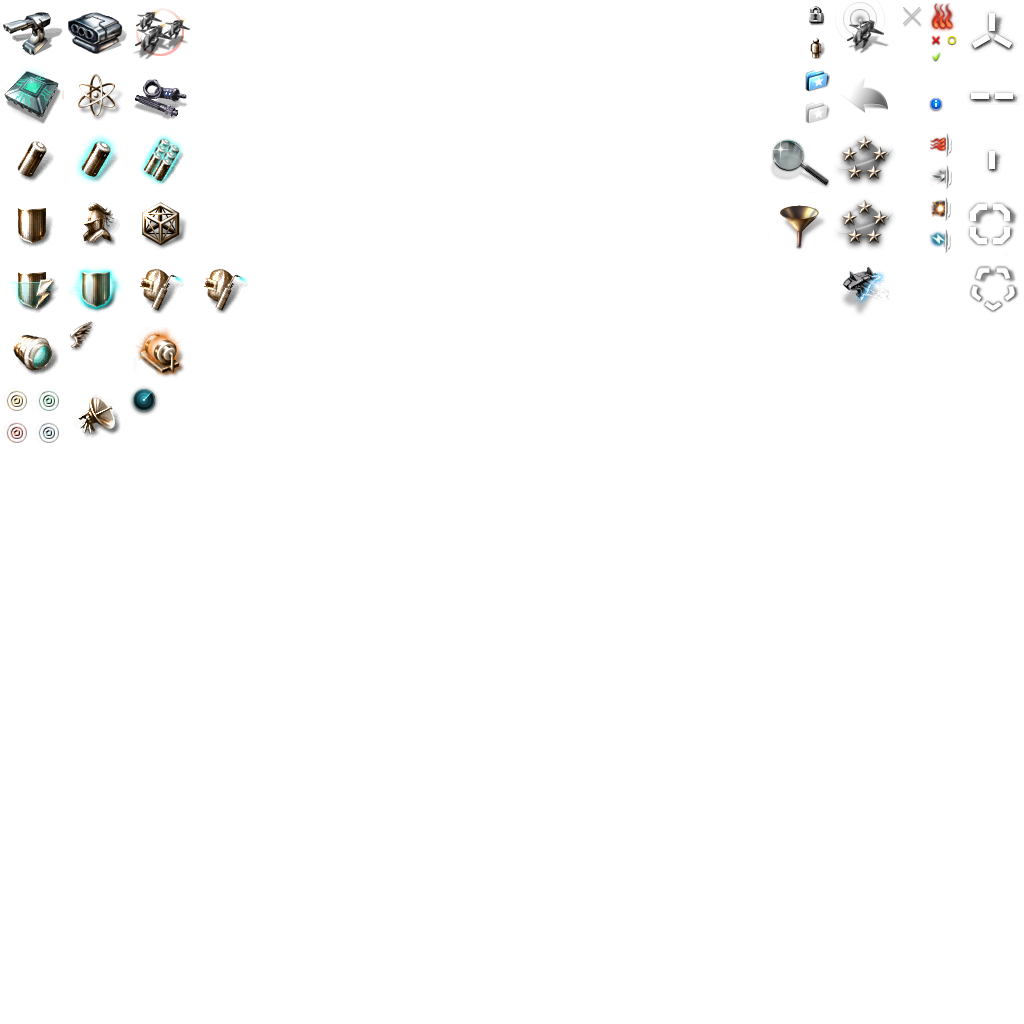
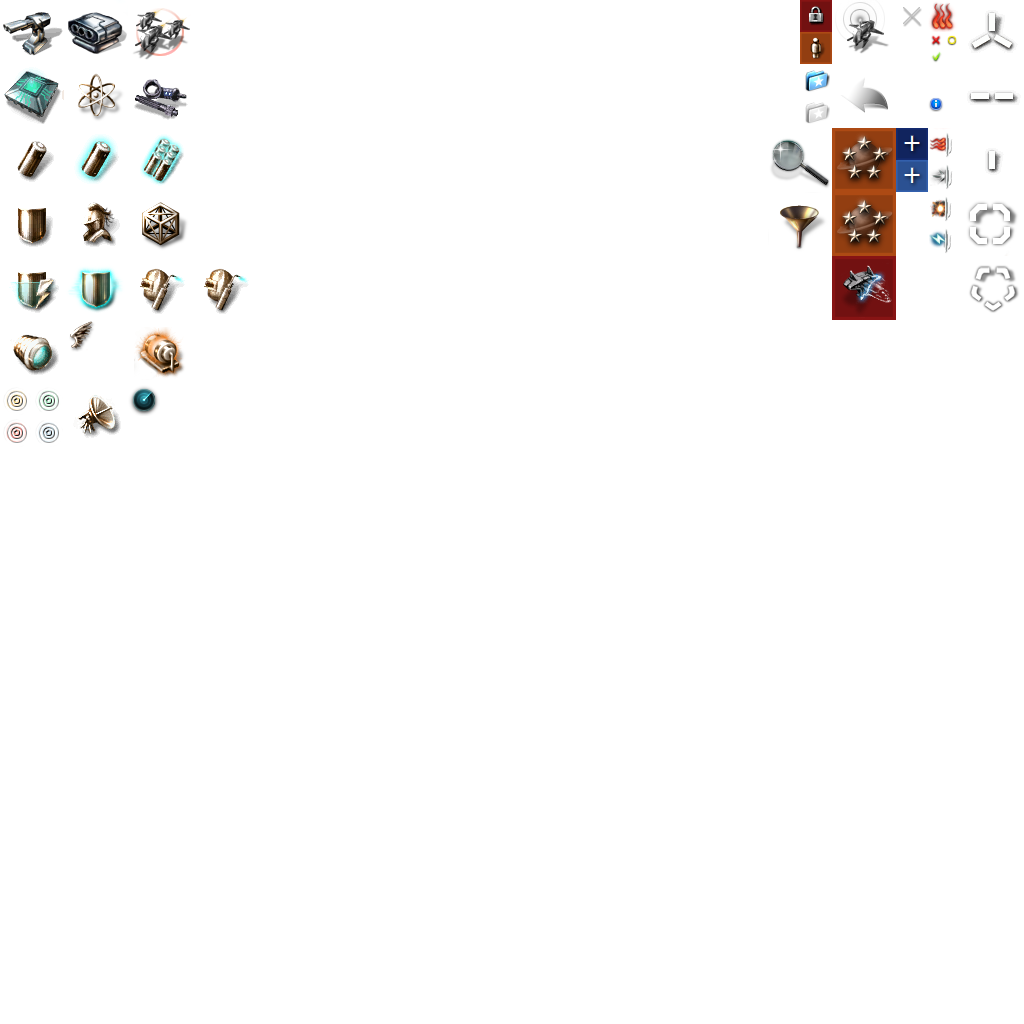
Two versions of the same layered image (1024 x 1024). Layer-by-layer changes:
added group "Standing Icons" with 2 layers in group "Root" over (896, 128, 928, 192)
added layer "Excellent" in group "Standing Icons" over (896, 128, 928, 160)
added layer "Good" in group "Standing Icons" over (896, 160, 928, 192)
added layer "Password Protected (Background)" in group "General Icons" over (800, 0, 832, 32)
added layer "Only Me (Background)" in group "General Icons" over (800, 32, 832, 64)
added layer "Alliance (Background)" in group "General Icons" over (832, 128, 896, 192)
added layer "Corporation (Background)" in group "General Icons" over (832, 192, 896, 256)
added layer "Hidden Loadout (Background)" in group "General Icons" over (832, 256, 896, 320)
